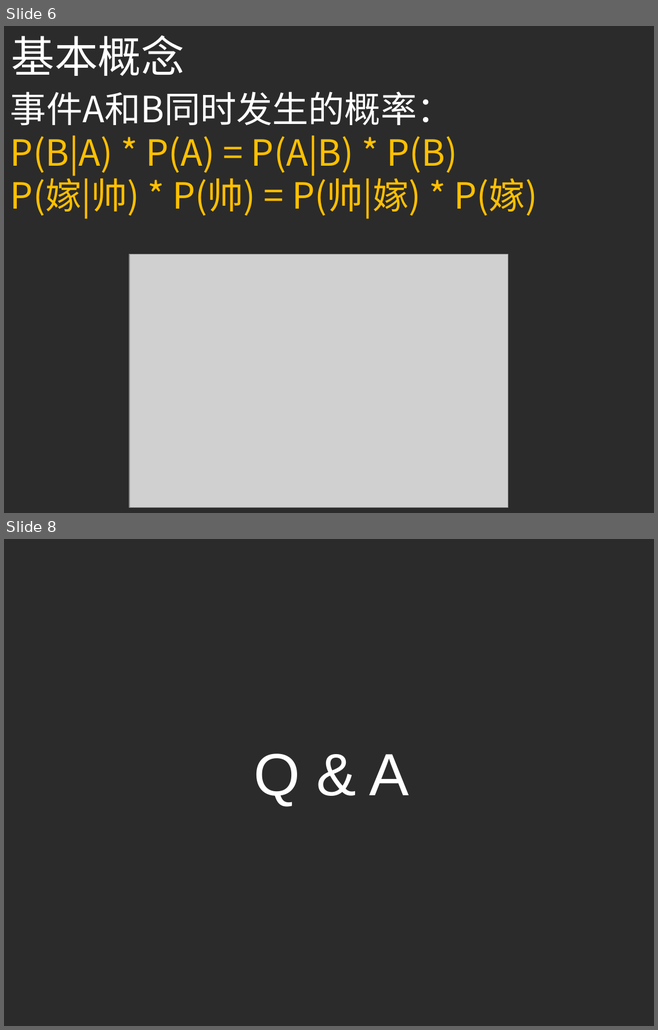
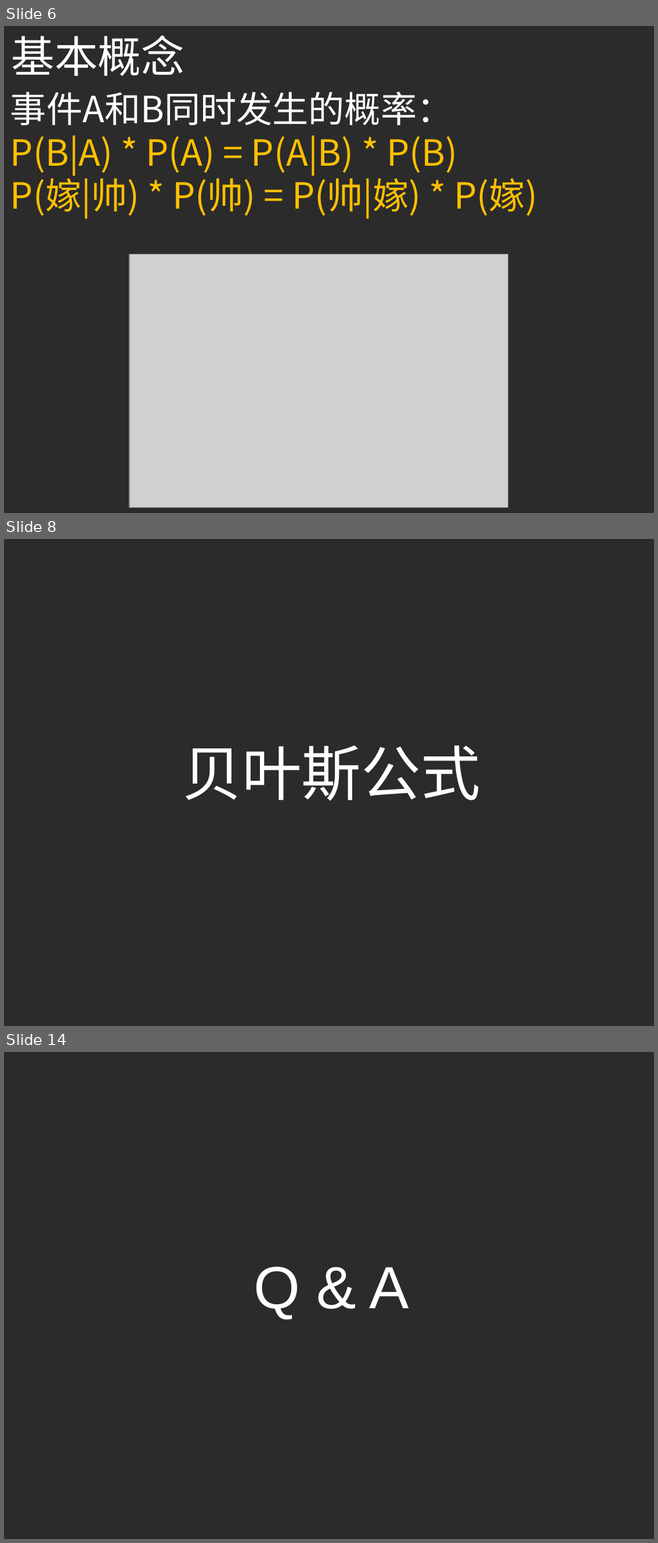
Before and after one commit to ouriris/ml-course, a slide deck: chapter.4/ppt/ML_CH4_Naive_Bayes.pptx. Shown one above the other, each under a label of ours: slides 6 and 8 before the commit, slides 6, 8 and 14 after it; the slides between them are not shown. The pictures are 658x1030 and 658x1543 pixels, drawn with LibreOffice and Linux fonts; fonts in the diff are those of the drawing; grey boxes stand for pictures; background and template pictures are left out; a plain dark background stands for a picture behind light text. Boxes give left, top, right and bottom in pixels: in the first picture for what was removed or moved away, otherwise in the second. Text is boxed around its words. In the diff, an @@ line names an element or a change of style, - is before the commit and + after.

```diff
--- a/chapter.4/ppt/ML_CH4_Naive_Bayes.pptx
+++ b/chapter.4/ppt/ML_CH4_Naive_Bayes.pptx
@@ slide 8 added at (4, 539, 654, 1026), background picture (left out) @@
@@ title added at (183, 745, 480, 801), 66 pt, text #FFFFFF @@
+贝叶斯公式
@@ what was slide 8 is now slide 14 @@
```
Also in this commit, not shown: 1 slide changed, 6 other slides added, 1 slide removed, 1 other file.
